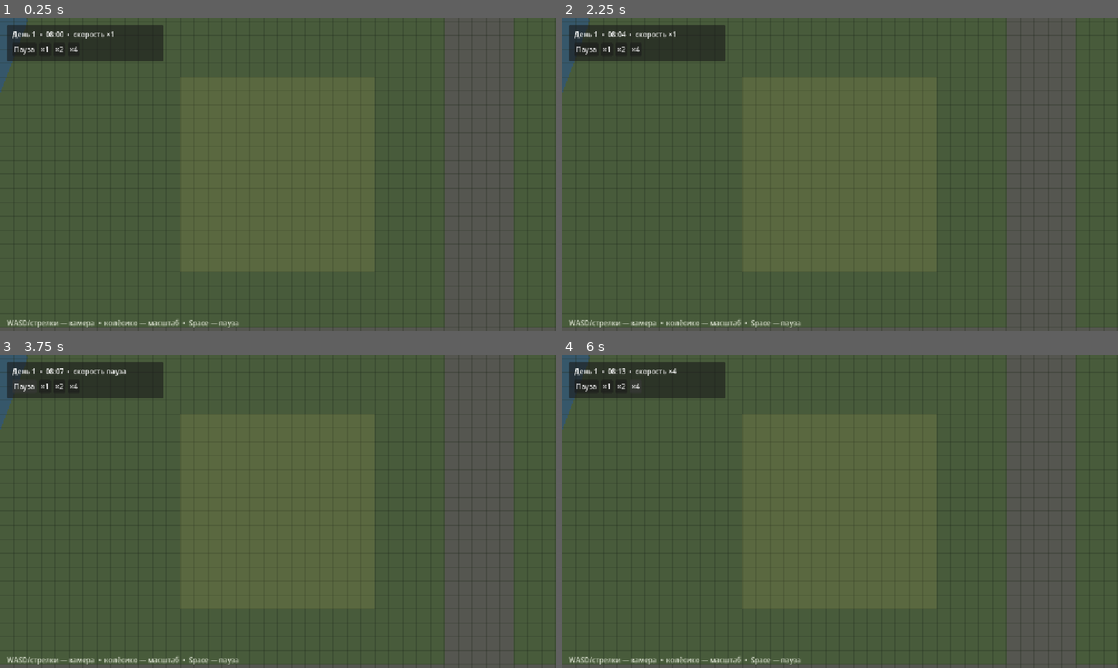
Above: before the commit, frames 1-4 (two rows, left to right).
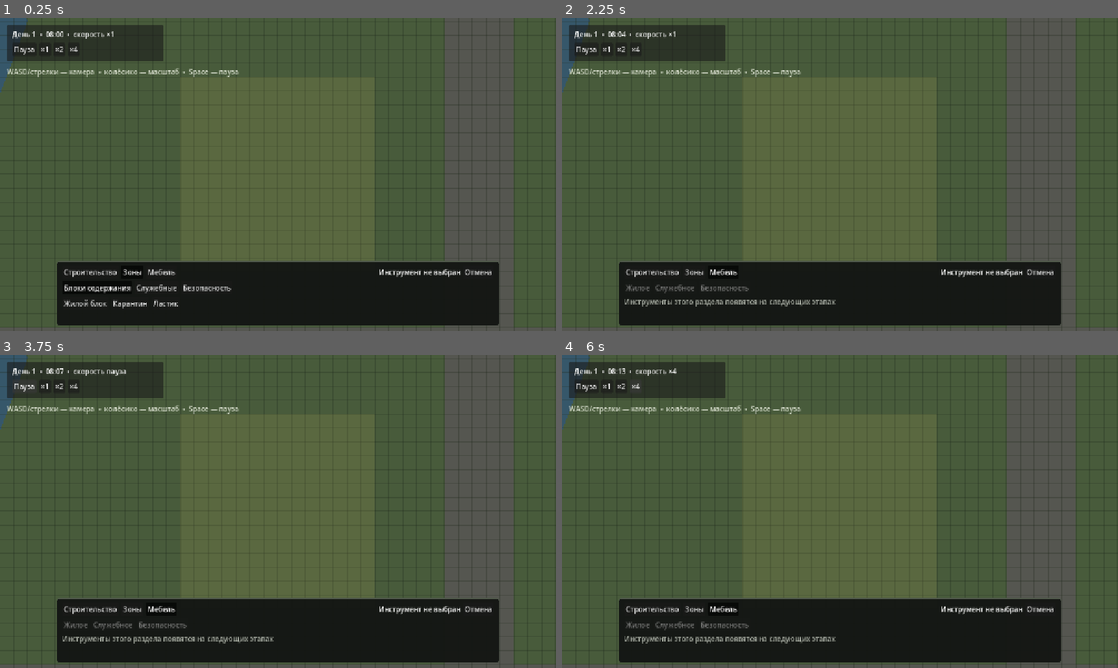
Above: after the commit, the same moments.

Repository: selmoud/ZombieGame
Game: Godot game, scene res://scenes/main.tscn
The game is run twice, just before and just after one commit, with the same random seed, the same clock (stepped at 60 frames per second) and the same inputs.
Inputs (mouse positions are in pixels of both pictures, inside the frame that each line leads up to):
- Up to frame 1 (0.25 s): no input
- Up to frame 2 (2.25 s): click (650, 271) at 0.5 s, where only the run after the commit has a clickable "Строительство"; click (695, 271) at 1.25 s, where only the run after the commit has a clickable "Зоны"; click (723, 271) at 2 s, where only the run after the commit has a clickable "Мебель"
- Up to frame 3 (3.75 s): click (478, 608) at 2.75 s, where only the run after the commit has a clickable "Отмена"; click "Пауза" at 3.5 s
- Up to frame 4 (6 s): click "×1" at 4.25 s; click "×2" at 5 s; click "×4" at 5.75 s

The runs differ from the first frame. In frame 1, 16% of the frame differs, in the area x 1-90%, y 16-99%; in frame 2, 16%; in frame 3, 16%; in frame 4, 16%.

Commit message:
Add grouped zone planning menu

Diff:
--- a/scenes/main.tscn
+++ b/scenes/main.tscn
@@ -1,15 +1,20 @@
-[gd_scene load_steps=5 format=3]
+[gd_scene load_steps=7 format=3]
 
 [ext_resource type="Script" path="res://scripts/main.gd" id="1_main"]
 [ext_resource type="Script" path="res://scripts/world_grid.gd" id="2_world"]
 [ext_resource type="Script" path="res://scripts/camera_controller.gd" id="3_camera"]
 [ext_resource type="Script" path="res://scripts/game_clock.gd" id="4_clock"]
+[ext_resource type="Script" path="res://scripts/zones/zone_manager.gd" id="5_zones"]
+[ext_resource type="Script" path="res://scripts/ui/build_menu.gd" id="6_menu"]
 
 [node name="Main" type="Node2D"]
 script = ExtResource("1_main")
 
 [node name="WorldGrid" type="Node2D" parent="."]
 script = ExtResource("2_world")
+
+[node name="ZoneLayer" type="Node2D" parent="."]
+script = ExtResource("5_zones")
 
 [node name="Camera2D" type="Camera2D" parent="."]
 position = Vector2(1024, 1024)
@@ -19,3 +24,15 @@
 
 [node name="GameClock" type="Node" parent="."]
 script = ExtResource("4_clock")
+
+[node name="Interface" type="CanvasLayer" parent="."]
+
+[node name="BuildMenu" type="Control" parent="Interface"]
+layout_mode = 3
+anchors_preset = 15
+anchor_right = 1.0
+anchor_bottom = 1.0
+grow_horizontal = 2
+grow_vertical = 2
+mouse_filter = 2
+script = ExtResource("6_menu")
--- a/scripts/main.gd
+++ b/scripts/main.gd
@@ -1,15 +1,21 @@
 extends Node2D
 
 @onready var game_clock: GameClock = $GameClock
+@onready var zone_manager: ZoneManager = $ZoneLayer
+@onready var build_menu: BuildMenu = $Interface/BuildMenu
 
 
 func _ready() -> void:
 	_create_hud()
+	build_menu.zone_tool_selected.connect(zone_manager.set_active_tool)
+	build_menu.cancel_tool_selected.connect(zone_manager.clear_active_tool)
+	zone_manager.active_tool_changed.connect(build_menu.sync_active_tool)
 
 
 func _create_hud() -> void:
 	var canvas := CanvasLayer.new()
 	canvas.name = "HUD"
+	canvas.layer = 2
 	add_child(canvas)
 
 	var panel := PanelContainer.new()
@@ -48,7 +54,7 @@
 
 	var help := Label.new()
 	help.text = "WASD/стрелки — камера  •  колёсико — масштаб  •  Space — пауза"
-	help.position = Vector2(16, 690)
+	help.position = Vector2(16, 112)
 	help.add_theme_color_override("font_color", Color(0.9, 0.92, 0.86, 0.9))
 	canvas.add_child(help)
 
--- /dev/null
+++ b/scripts/ui/build_menu.gd
@@ -0,0 +1,189 @@
+class_name BuildMenu
+extends Control
+
+signal zone_tool_selected(tool_id: StringName)
+signal cancel_tool_selected
+
+const CATEGORY_LABELS := {
+	"construction": "Строительство",
+	"zones": "Зоны",
+	"furniture": "Мебель",
+}
+
+var _selected_category := "zones"
+var _selected_group := "blocks"
+var _category_buttons: Dictionary[String, Button] = {}
+var _group_buttons: Dictionary[String, Button] = {}
+var _tool_buttons: Dictionary[StringName, Button] = {}
+var _groups_row: HBoxContainer
+var _tools_row: HBoxContainer
+var _status_label: Label
+
+
+func _ready() -> void:
+	_build_interface()
+	_show_category("zones")
+
+
+func sync_active_tool(tool_id: StringName) -> void:
+	for id: StringName in _tool_buttons:
+		_tool_buttons[id].button_pressed = id == tool_id
+	if tool_id.is_empty():
+		_status_label.text = "Инструмент не выбран"
+	elif tool_id == ZoneManager.ERASE_TOOL:
+		_status_label.text = "Ластик  •  ЛКМ удалить  •  Esc отмена"
+	else:
+		_status_label.text = "%s  •  ЛКМ выделить  •  ПКМ удалить  •  Esc отмена" % ZoneCatalog.get_label(tool_id)
+
+
+func _build_interface() -> void:
+	var panel := PanelContainer.new()
+	panel.set_anchors_preset(Control.PRESET_CENTER_BOTTOM)
+	panel.position = Vector2(-510, -160)
+	panel.size = Vector2(1020, 148)
+	panel.mouse_filter = Control.MOUSE_FILTER_STOP
+	add_child(panel)
+
+	var panel_style := StyleBoxFlat.new()
+	panel_style.bg_color = Color(0.075, 0.085, 0.075, 0.96)
+	panel_style.border_color = Color(0.32, 0.36, 0.3)
+	panel_style.set_border_width_all(1)
+	panel_style.set_corner_radius_all(5)
+	panel.add_theme_stylebox_override("panel", panel_style)
+
+	var margin := MarginContainer.new()
+	margin.add_theme_constant_override("margin_left", 12)
+	margin.add_theme_constant_override("margin_top", 8)
+	margin.add_theme_constant_override("margin_right", 12)
+	margin.add_theme_constant_override("margin_bottom", 8)
+	panel.add_child(margin)
+
+	var layout := VBoxContainer.new()
+	layout.add_theme_constant_override("separation", 5)
+	margin.add_child(layout)
+
+	var categories_row := HBoxContainer.new()
+	categories_row.add_theme_constant_override("separation", 6)
+	layout.add_child(categories_row)
+
+	var category_group := ButtonGroup.new()
+	for category_id: String in CATEGORY_LABELS:
+		var button := _make_toggle_button(CATEGORY_LABELS[category_id], category_group)
+		button.pressed.connect(_show_category.bind(category_id))
+		categories_row.add_child(button)
+		_category_buttons[category_id] = button
+
+	var spacer := Control.new()
+	spacer.size_flags_horizontal = Control.SIZE_EXPAND_FILL
+	categories_row.add_child(spacer)
+
+	_status_label = Label.new()
+	_status_label.text = "Инструмент не выбран"
+	_status_label.vertical_alignment = VERTICAL_ALIGNMENT_CENTER
+	categories_row.add_child(_status_label)
+
+	var cancel_button := Button.new()
+	cancel_button.text = "Отмена"
+	cancel_button.focus_mode = Control.FOCUS_NONE
+	cancel_button.pressed.connect(
+		func() -> void:
+			cancel_tool_selected.emit()
+	)
+	categories_row.add_child(cancel_button)
+
+	_groups_row = HBoxContainer.new()
+	_groups_row.add_theme_constant_override("separation", 6)
+	layout.add_child(_groups_row)
+
+	_tools_row = HBoxContainer.new()
+	_tools_row.add_theme_constant_override("separation", 6)
+	layout.add_child(_tools_row)
+
+
+func _show_category(category_id: String) -> void:
+	_selected_category = category_id
+	_category_buttons[category_id].button_pressed = true
+	_clear_row(_groups_row)
+	_clear_row(_tools_row)
+	_group_buttons.clear()
+	_tool_buttons.clear()
+	cancel_tool_selected.emit()
+
+	match category_id:
+		"zones":
+			_show_zone_groups()
+		"construction":
+			_show_placeholder_groups({
+				"boundaries": "Границы",
+				"modules": "Модули",
+			})
+		"furniture":
+			_show_placeholder_groups({
+				"residential": "Жилое",
+				"service": "Служебное",
+				"security": "Безопасность",
+			})
+
+
+func _show_zone_groups() -> void:
+	var group := ButtonGroup.new()
+	for group_id: String in ZoneCatalog.GROUPS:
+		var definition: Dictionary = ZoneCatalog.GROUPS[group_id]
+		var button := _make_toggle_button(definition["label"], group)
+		button.pressed.connect(_show_zone_tools.bind(group_id))
+		_groups_row.add_child(button)
+		_group_buttons[group_id] = button
+	_show_zone_tools(_selected_group if ZoneCatalog.GROUPS.has(_selected_group) else "blocks")
+
+
+func _show_zone_tools(group_id: String) -> void:
+	cancel_tool_selected.emit()
+	_selected_group = group_id
+	_group_buttons[group_id].button_pressed = true
+	_clear_row(_tools_row)
+	_tool_buttons.clear()
+
+	var tool_group := ButtonGroup.new()
+	var definition: Dictionary = ZoneCatalog.GROUPS[group_id]
+	for zone_id: String in definition["zones"]:
+		var button := _make_toggle_button(ZoneCatalog.get_label(zone_id), tool_group)
+		button.pressed.connect(_select_zone_tool.bind(StringName(zone_id)))
+		_tools_row.add_child(button)
+		_tool_buttons[StringName(zone_id)] = button
+
+	var eraser := _make_toggle_button("Ластик", tool_group)
+	eraser.pressed.connect(_select_zone_tool.bind(ZoneManager.ERASE_TOOL))
+	_tools_row.add_child(eraser)
+	_tool_buttons[ZoneManager.ERASE_TOOL] = eraser
+
+
+func _show_placeholder_groups(groups: Dictionary) -> void:
+	for label: String in groups.values():
+		var button := Button.new()
+		button.text = label
+		button.disabled = true
+		button.tooltip_text = "Будет доступно на следующем этапе"
+		_groups_row.add_child(button)
+	var hint := Label.new()
+	hint.text = "Инструменты этого раздела появятся на следующих этапах"
+	hint.add_theme_color_override("font_color", Color(0.7, 0.72, 0.68))
+	_tools_row.add_child(hint)
+
+
+func _select_zone_tool(tool_id: StringName) -> void:
+	zone_tool_selected.emit(tool_id)
+
+
+func _make_toggle_button(caption: String, group: ButtonGroup) -> Button:
+	var button := Button.new()
+	button.text = caption
+	button.toggle_mode = true
+	button.button_group = group
+	button.focus_mode = Control.FOCUS_NONE
+	return button
+
+
+func _clear_row(row: Container) -> void:
+	for child in row.get_children():
+		row.remove_child(child)
+		child.queue_free()
--- /dev/null
+++ b/scripts/zones/zone_catalog.gd
@@ -0,0 +1,56 @@
+class_name ZoneCatalog
+extends RefCounted
+
+const GROUPS := {
+	"blocks": {
+		"label": "Блоки содержания",
+		"zones": ["residential", "quarantine"],
+	},
+	"service": {
+		"label": "Служебные",
+		"zones": ["staff", "storage"],
+	},
+	"security": {
+		"label": "Безопасность",
+		"zones": ["elimination"],
+	},
+}
+
+const ZONES := {
+	"residential": {
+		"label": "Жилой блок",
+		"color": Color("4b9b68"),
+	},
+	"quarantine": {
+		"label": "Карантин",
+		"color": Color("d5a642"),
+	},
+	"staff": {
+		"label": "Зона персонала",
+		"color": Color("4f82b8"),
+	},
+	"storage": {
+		"label": "Склад",
+		"color": Color("9674b5"),
+	},
+	"elimination": {
+		"label": "Зона ликвидации",
+		"color": Color("b64e4e"),
+	},
+}
+
+
+static func has_zone(zone_id: StringName) -> bool:
+	return ZONES.has(String(zone_id))
+
+
+static func get_label(zone_id: StringName) -> String:
+	if not has_zone(zone_id):
+		return ""
+	return ZONES[String(zone_id)]["label"]
+
+
+static func get_color(zone_id: StringName) -> Color:
+	if not has_zone(zone_id):
+		return Color.WHITE
+	return ZONES[String(zone_id)]["color"]
--- /dev/null
+++ b/scripts/zones/zone_manager.gd
@@ -0,0 +1,145 @@
+class_name ZoneManager
+extends Node2D
+
+signal active_tool_changed(tool_id: StringName)
+signal zones_changed
+
+const TILE_SIZE := 32
+const MAP_SIZE := Vector2i(64, 64)
+const ERASE_TOOL := &"erase"
+
+var active_tool: StringName = &""
+var _cells: Dictionary[Vector2i, StringName] = {}
+var _dragging := false
+var _drag_start := Vector2i.ZERO
+var _drag_current := Vector2i.ZERO
+var _drag_tool: StringName = &""
+
+
+func set_active_tool(tool_id: StringName) -> void:
+	if tool_id != ERASE_TOOL and not ZoneCatalog.has_zone(tool_id):
+		return
+	active_tool = tool_id
+	_cancel_drag()
+	active_tool_changed.emit(active_tool)
+	queue_redraw()
+
+
+func clear_active_tool() -> void:
+	active_tool = &""
+	_cancel_drag()
+	active_tool_changed.emit(active_tool)
+	queue_redraw()
+
+
+func paint_rect(from: Vector2i, to: Vector2i, zone_id: StringName) -> void:
+	if not ZoneCatalog.has_zone(zone_id):
+		return
+	for cell in _get_cells_in_rect(from, to):
+		if _is_cell_inside_map(cell):
+			_cells[cell] = zone_id
+	zones_changed.emit()
+	queue_redraw()
+
+
+func erase_rect(from: Vector2i, to: Vector2i) -> void:
+	for cell in _get_cells_in_rect(from, to):
+		_cells.erase(cell)
+	zones_changed.emit()
+	queue_redraw()
+
+
+func get_zone_at(cell: Vector2i) -> StringName:
+	return _cells.get(cell, &"")
+
+
+func get_zone_count(zone_id: StringName) -> int:
+	var count := 0
+	for cell_zone: StringName in _cells.values():
+		if cell_zone == zone_id:
+			count += 1
+	return count
+
+
+func _unhandled_input(event: InputEvent) -> void:
+	if event is InputEventKey and event.is_pressed() and event.keycode == KEY_ESCAPE:
+		clear_active_tool()
+		get_viewport().set_input_as_handled()
+		return
+
+	if active_tool.is_empty():
+		return
+
+	if event is InputEventMouseButton:
+		var is_paint_button: bool = event.button_index == MOUSE_BUTTON_LEFT
+		var is_erase_button: bool = event.button_index == MOUSE_BUTTON_RIGHT
+		if not is_paint_button and not is_erase_button:
+			return
+
+		if event.pressed:
+			_dragging = true
+			_drag_start = _world_to_cell(get_global_mouse_position())
+			_drag_current = _drag_start
+			_drag_tool = ERASE_TOOL if is_erase_button else active_tool
+		else:
+			if not _dragging:
+				return
+			_drag_current = _world_to_cell(get_global_mouse_position())
+			if _drag_tool == ERASE_TOOL:
+				erase_rect(_drag_start, _drag_current)
+			else:
+				paint_rect(_drag_start, _drag_current, _drag_tool)
+			_cancel_drag()
+		queue_redraw()
+		get_viewport().set_input_as_handled()
+	elif event is InputEventMouseMotion and _dragging:
+		_drag_current = _world_to_cell(get_global_mouse_position())
+		queue_redraw()
+		get_viewport().set_input_as_handled()
+
+
+func _draw() -> void:
+	for cell: Vector2i in _cells:
+		var zone_id: StringName = _cells[cell]
+		_draw_zone_cell(cell, ZoneCatalog.get_color(zone_id), false)
+
+	if not _dragging:
+		return
+
+	var preview_color := Color(0.75, 0.18, 0.18) if _drag_tool == ERASE_TOOL else ZoneCatalog.get_color(_drag_tool)
+	for cell in _get_cells_in_rect(_drag_start, _drag_current):
+		if _is_cell_inside_map(cell):
+			_draw_zone_cell(cell, preview_color, true)
+
+
+func _draw_zone_cell(cell: Vector2i, color: Color, is_preview: bool) -> void:
+	var rect := Rect2(Vector2(cell * TILE_SIZE), Vector2.ONE * TILE_SIZE)
+	var fill := color
+	fill.a = 0.28 if is_preview else 0.22
+	var outline := color
+	outline.a = 0.9 if is_preview else 0.65
+	draw_rect(rect.grow(-1.0), fill, true)
+	draw_rect(rect.grow(-1.0), outline, false, 2.0)
+
+
+func _world_to_cell(world_position: Vector2) -> Vector2i:
+	return Vector2i(floori(world_position.x / TILE_SIZE), floori(world_position.y / TILE_SIZE))
+
+
+func _get_cells_in_rect(from: Vector2i, to: Vector2i) -> Array[Vector2i]:
+	var result: Array[Vector2i] = []
+	var minimum := Vector2i(mini(from.x, to.x), mini(from.y, to.y))
+	var maximum := Vector2i(maxi(from.x, to.x), maxi(from.y, to.y))
+	for y in range(minimum.y, maximum.y + 1):
+		for x in range(minimum.x, maximum.x + 1):
+			result.append(Vector2i(x, y))
+	return result
+
+
+func _is_cell_inside_map(cell: Vector2i) -> bool:
+	return cell.x >= 0 and cell.y >= 0 and cell.x < MAP_SIZE.x and cell.y < MAP_SIZE.y
+
+
+func _cancel_drag() -> void:
+	_dragging = false
+	_drag_tool = &""
--- /dev/null
+++ b/tests/test_main_scene.gd
@@ -0,0 +1,25 @@
+extends SceneTree
+
+
+func _init() -> void:
+	call_deferred("_run")
+
+
+func _run() -> void:
+	var packed_scene: PackedScene = load("res://scenes/main.tscn")
+	var main := packed_scene.instantiate()
+	root.add_child(main)
+	await process_frame
+
+	var zones: ZoneManager = main.get_node("ZoneLayer")
+	var menu: BuildMenu = main.get_node("Interface/BuildMenu")
+
+	menu.zone_tool_selected.emit(&"residential")
+	assert(zones.active_tool == &"residential")
+
+	menu.cancel_tool_selected.emit()
+	assert(zones.active_tool.is_empty())
+
+	print("Main scene tests passed")
+	main.free()
+	quit()
--- /dev/null
+++ b/tests/test_zone_manager.gd
@@ -0,0 +1,24 @@
+extends SceneTree
+
+
+func _init() -> void:
+	var zones := ZoneManager.new()
+
+	zones.paint_rect(Vector2i(2, 3), Vector2i(4, 4), &"residential")
+	assert(zones.get_zone_count(&"residential") == 6)
+	assert(zones.get_zone_at(Vector2i(3, 3)) == &"residential")
+
+	zones.paint_rect(Vector2i(4, 4), Vector2i(5, 5), &"quarantine")
+	assert(zones.get_zone_count(&"residential") == 5)
+	assert(zones.get_zone_count(&"quarantine") == 4)
+
+	zones.erase_rect(Vector2i(3, 3), Vector2i(4, 4))
+	assert(zones.get_zone_at(Vector2i(3, 3)).is_empty())
+	assert(zones.get_zone_at(Vector2i(4, 4)).is_empty())
+
+	zones.paint_rect(Vector2i(-2, -2), Vector2i.ZERO, &"storage")
+	assert(zones.get_zone_count(&"storage") == 1)
+
+	print("ZoneManager tests passed")
+	zones.free()
+	quit()
Not shown, added: scripts/ui/build_menu.gd.uid
Not shown, added: scripts/zones/zone_catalog.gd.uid
Not shown, added: scripts/zones/zone_manager.gd.uid
Not shown, added: tests/test_main_scene.gd.uid
Not shown, added: tests/test_zone_manager.gd.uid
Not shown, changed: docs/prototype-v0.md
